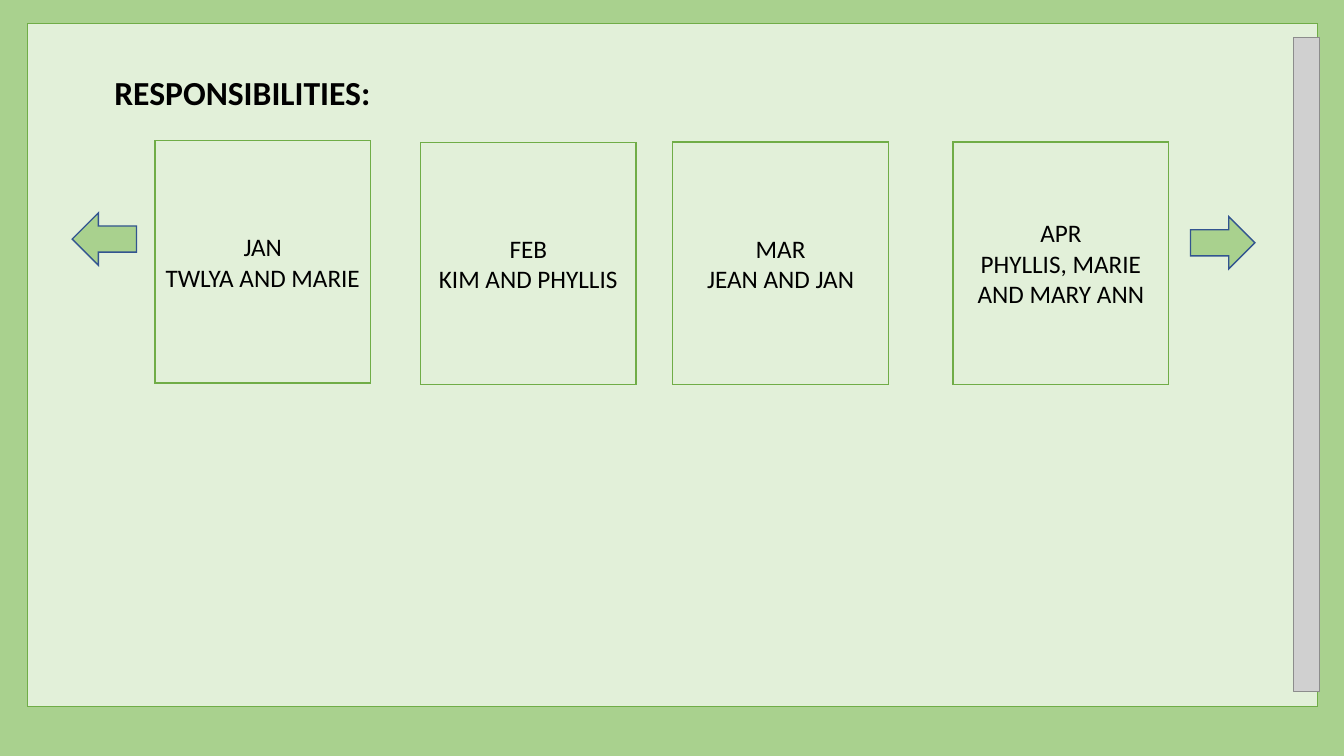
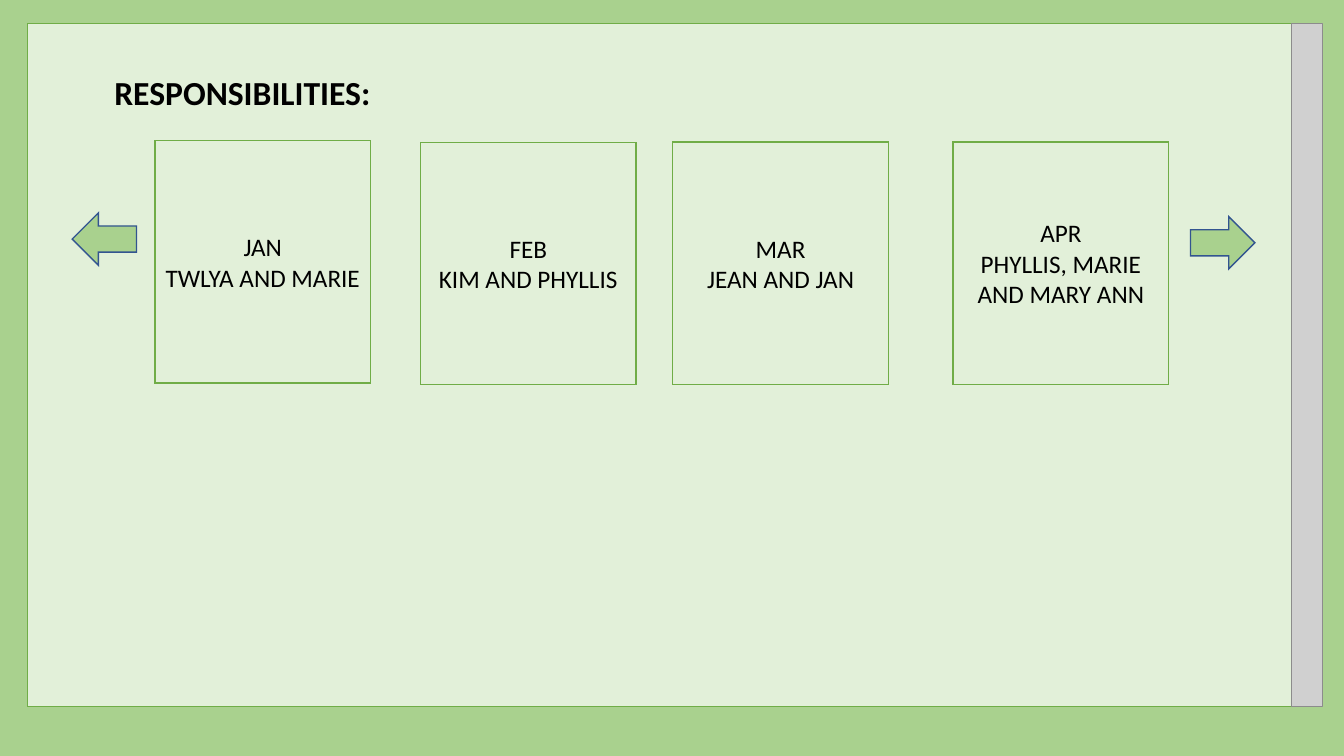
Before and after one commit to harishvavilala/Betterhappo, a slide deck: slide 4 of Powerpoints/BannerManagment.pptx. Drawn at 1344x756 pixels with LibreOffice and Linux fonts; fonts in the diff are those of the drawing; grey boxes stand for pictures. Boxes give left, top, right and bottom in pixels: in the first picture for what was removed or moved away, otherwise in the second. Text is boxed around its words. In the diff, an @@ line names an element or a change of style, - is before the commit and + after.

```diff
--- a/Powerpoints/BannerManagment.pptx
+++ b/Powerpoints/BannerManagment.pptx
@@ picture at bbox=[1293, 23, 1324, 707]: rotation 0 to 180 degrees @@
```
Also in this commit, not shown: 5 other slides changed.
